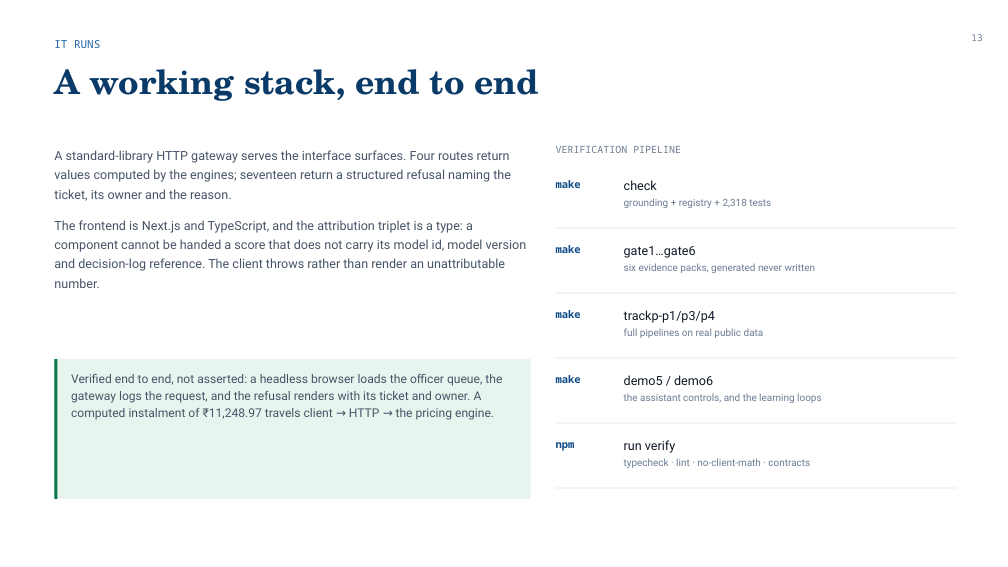
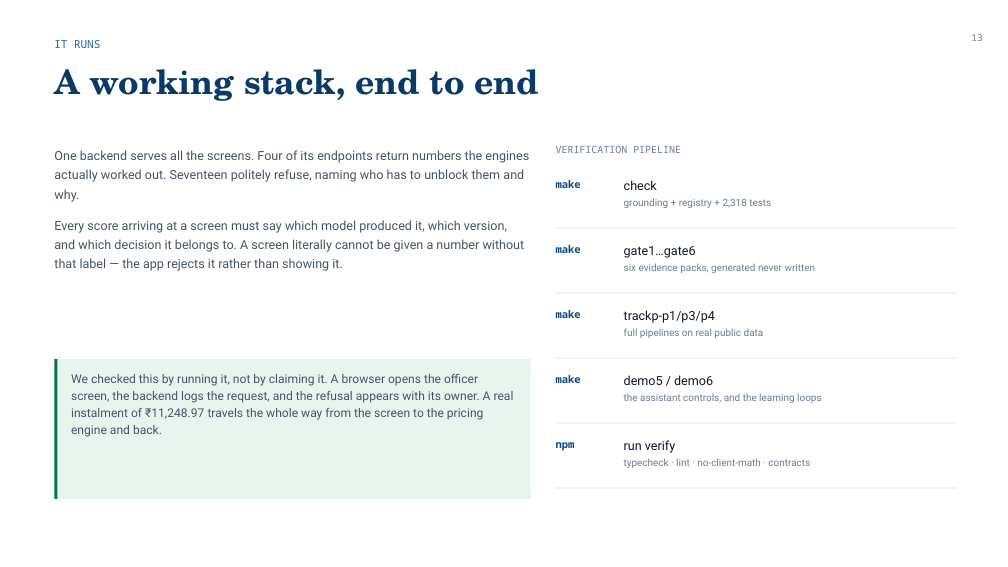
Before and after one commit to Divanshu0212/AILendingHub, a slide deck: slide 13 of Lending_Hub_EPIC_8.pptx. Drawn at 1008x567 pixels with LibreOffice and Linux fonts; fonts in the diff are those of the drawing. Boxes give left, top, right and bottom in pixels: in the first picture for what was removed or moved away, otherwise in the second. Text is boxed around its words. In the diff, an @@ line names an element or a change of style, - is before the commit and + after.

```diff
--- a/Lending_Hub_EPIC_8.pptx
+++ b/Lending_Hub_EPIC_8.pptx
@@ text at bbox=[54, 150, 529, 271]: text changed @@
-A standard-library HTTP gateway serves the interface surfaces. Four routes return values computed by the engines; seventeen return a structured refusal naming the ticket, its owner and the reason.
-The frontend is Next.js and TypeScript, and the attribution triplet is a type: a component cannot be handed a score that does not carry its model id, model version and decision-log reference. The client throws rather than render an unattributable number.
+One backend serves all the screens. Four of its endpoints return numbers the engines actually worked out. Seventeen politely refuse, naming who has to unblock them and why.
+Every score arriving at a screen must say which model produced it, which version, and which decision it belongs to. A screen literally cannot be given a number without that label — the app rejects it rather than showing it.
@@ text at bbox=[71, 374, 514, 437]: text changed @@
-Verified end to end, not asserted: a headless browser loads the officer queue, the gateway logs the request, and the refusal renders with its ticket and owner. A computed instalment of ₹11,248.97 travels client → HTTP → the pricing engine.
+We checked this by running it, not by claiming it. A browser opens the officer screen, the backend logs the request, and the refusal appears with its owner. A real instalment of ₹11,248.97 travels the whole way from the screen to the pricing engine and back.
```
Also in this commit, not shown: 11 other slides changed, 1 other file.
